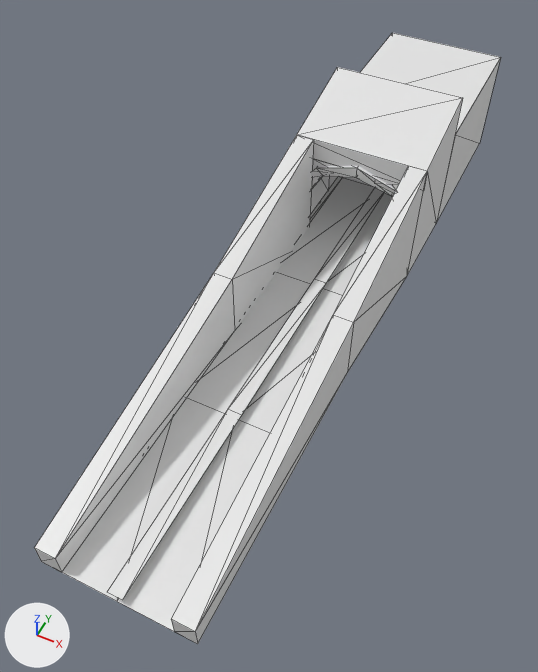
One commit to the OBJ model Resources/Meshes/Slope_Pavement_LOD.obj: the scene before it, then after it.
Camera for both pictures: a 50 mm camera at (17.3, -44.8, 47.0) aimed at (-1.6, -7.1, -0.2). The axes (+X, +Y, +Z) are drawn at lower left. The lights are the same throughout. Mesh edges are drawn as thin lines. Where no turn or scale is listed for an object, it has been applied to the vertices.

The first picture shows 'Slope_Pavement_LOD'.
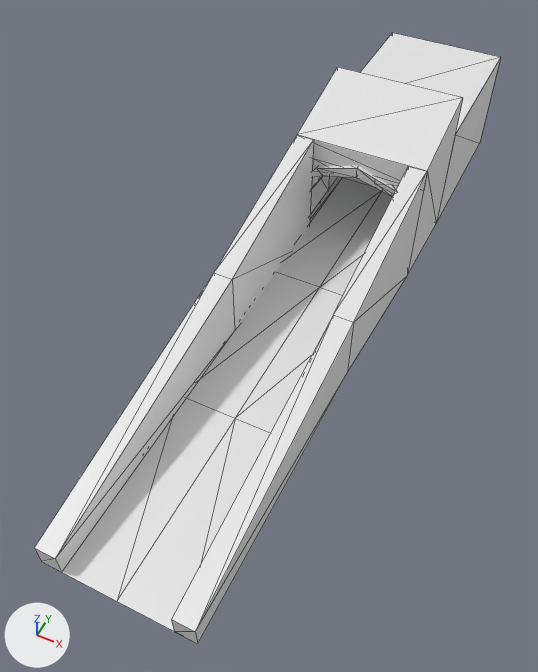
Location of each change, (x1, y1, x2, y2) in pixels of the pictures (538 x 672 px):
part 1 of me_slope_pavement_lod, deleted: before (107, 188, 385, 600)

Diff of the bpy script that builds the scene:
```diff
--- a/Resources/Meshes/Slope_Pavement_LOD.obj.py
+++ b/Resources/Meshes/Slope_Pavement_LOD.obj.py
@@ me_slope_pavement_lod @@
 me_slope_pavement_lod.from_pydata(...)  # 101 vertices, 116 faces; spans x -6.0..6.0, y -32.0..32.0, z -2.3..11.9
 # used by ob_slope_pavement_lod; location = (0.0, 0.0, 0.0)
+# me_slope_pavement_lod part 1: the loose piece of 10 vertices spanning x -0.6..0.6, y -32.0..32.0, z 0.8 is deleted
```
